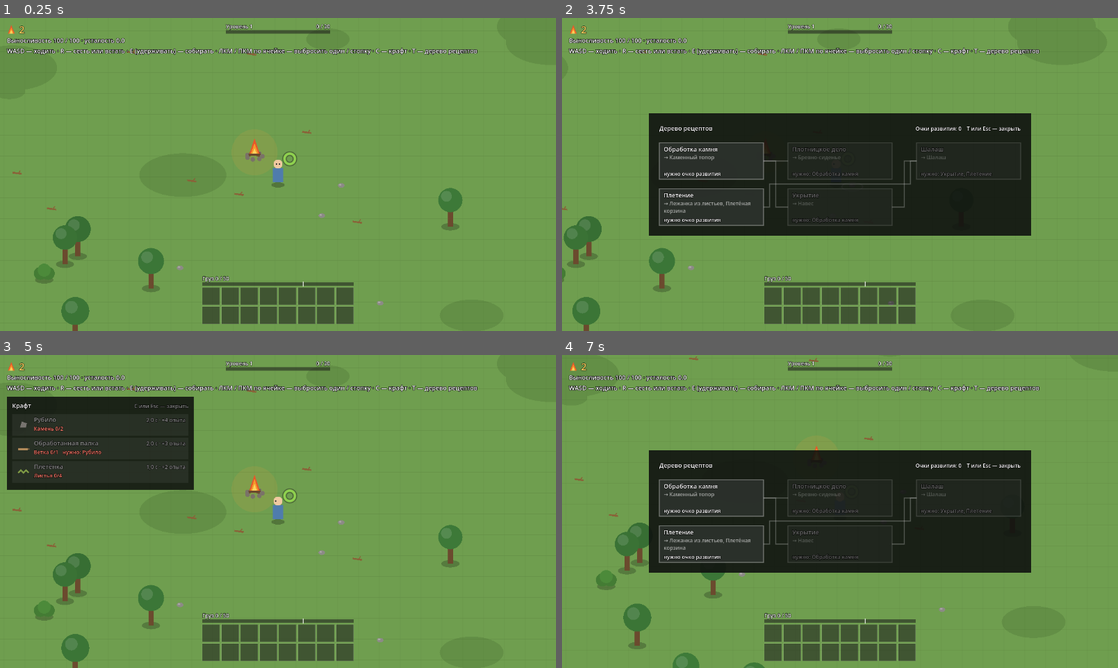
Above: before the commit, frames 1-4 (two rows, left to right).
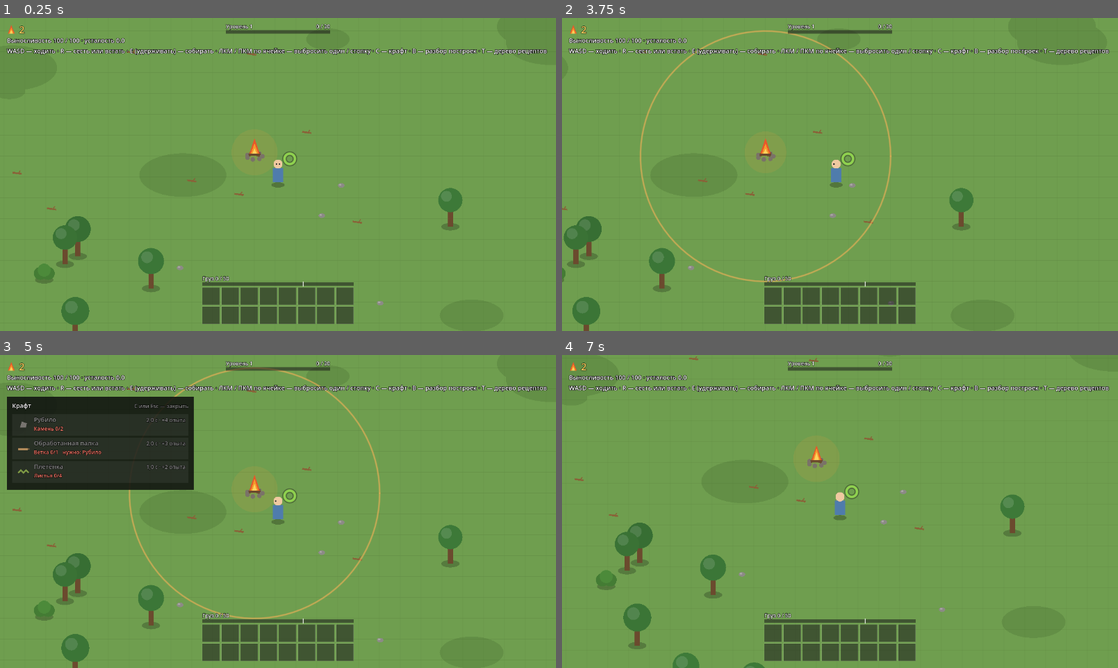
Above: after the commit, the same moments.

Repository: Chikkl/ember-wayfarer
Game: Godot game, scene res://src/main.tscn
Same seed, same stepped clock (60 frames per second), same inputs: the game is played once before the commit and once after it.
Inputs (mouse positions are in pixels of both pictures, inside the frame that each line leads up to):
- Up to frame 1 (0.25 s): no input
- Up to frame 2 (3.75 s): tap Enter at 0.5, 2 s; drag from (840, 299) to (895, 105) at 0.52 s; tap Space at 1.25, 3.5 s; drag from (728, 190) to (812, 237) at 1.27 s; move the mouse to (895, 105) at 2.02 s; hold D (move_right) 2.03-2.75 s; tap R (rest) at 2.1 s; click (895, 105) at 2.17 s; tap T (tree) at 2.3 s; drag from (840, 174) to (673, 127) at 2.77 s; move the mouse to (1006, 221) at 3.52 s; hold A (move_left) from 3.53 s (still down); tap B (build, bound only after the commit) at 3.6 s; click (1006, 221) at 3.67 s
- Up to frame 3 (5 s): tap C (craft) at 3.8 s; release A (move_left) at 4.25 s; drag from (100, 442) to (194, 433) at 4.27 s
- Up to frame 4 (7 s): tap Enter at 5 s; move the mouse to (867, 511) at 5.02 s; hold S (move_down) 5.03-5.75 s; hold E (interact) 5.03-5.75 s; click (867, 511) at 5.17 s; tap R (rest) at 5.3 s; drag from (756, 433) to (728, 527) at 5.77 s; tap Space at 6.5 s; move the mouse to (962, 495) at 6.52 s; hold W (move_up) from 6.53 s (still down); tap T (tree) at 6.6 s; click (962, 495) at 6.67 s; tap B (build, bound only after the commit) at 6.8 s

The runs differ from the first frame. In frame 1, 0.3% of the frame differs, in the area x 74-99%, y 9-12%; in frame 2, 28%, in the area x 14-99%, y 3-85%; in frame 3, 0.9%; in frame 4, 27%.

Commit message:
feat: Take buildings down in build mode
- B toggles the mode for taking buildings down: the camp border and
  every building are outlined
- Holding E at a building or a blueprint for dismantle_time takes
  it down with a ring over it; a blueprint gives back what was
  delivered, a building dismantle_refund of its materials
- What does not fit into the inventory falls in piles next to it
- In the mode E only takes down: gathering and building stop

Diff:
--- a/project.godot
+++ b/project.godot
@@ -69,6 +69,11 @@
 , Object(InputEventJoypadButton,"resource_local_to_scene":false,"resource_name":"","device":-1,"button_index":0,"pressure":0.0,"pressed":false,"script":null)
 ]
 }
+build={
+"deadzone": 0.5,
+"events": [Object(InputEventKey,"resource_local_to_scene":false,"resource_name":"","device":16,"window_id":0,"alt_pressed":false,"shift_pressed":false,"ctrl_pressed":false,"meta_pressed":false,"pressed":false,"keycode":0,"physical_keycode":66,"key_label":0,"unicode":0,"location":0,"echo":false,"script":null)
+]
+}
 craft={
 "deadzone": 0.5,
 "events": [Object(InputEventKey,"resource_local_to_scene":false,"resource_name":"","device":16,"window_id":0,"alt_press …(190 unchanged characters)…
--- a/src/camp/build_mode.gd
+++ b/src/camp/build_mode.gd
@@ -2,6 +2,7 @@
 extends Node2D
 ## Build mode: a preview of the chosen building follows the cursor, snapped to
 ## tiles; a left click puts a blueprint there, a right click leaves the mode.
+## Without a chosen building it is the mode for taking buildings down (B).
 ## The cursor comes from mouse events, so capture mode can place buildings too.
 ## Rules: docs/systems/crafting.md, "Постройки". Values: data/crafting.json.
 
@@ -10,9 +11,10 @@
 const VALID_COLOR := Color(0.55, 0.95, 0.45, 0.35)
 const INVALID_COLOR := Color(1.0, 0.35, 0.3, 0.35)
 const CAMP_BORDER_COLOR := Color(1.0, 0.7, 0.35, 0.6)
+const TEARDOWN_OUTLINE_COLOR := Color(1.0, 0.6, 0.3, 0.8)
 
 var active := false
-## The building to place.
+## The building to place, "" in the mode for taking buildings down.
 var recipe_id := ""
 
 var _player: Player
@@ -35,6 +37,17 @@
 	recipe_id = building_id
 	active = true
 	queue_redraw()
+
+
+## The mode for taking buildings down: no preview, buildings are outlined.
+func start_dismantle() -> void:
+	recipe_id = ""
+	active = true
+	queue_redraw()
+
+
+func is_dismantling() -> bool:
+	return active and recipe_id.is_empty()
 
 
 func stop() -> void:
@@ -87,7 +100,7 @@
 	if click == null or not click.pressed:
 		return
 	_cursor_screen = click.position
-	if click.button_index == MOUSE_BUTTON_LEFT:
+	if click.button_index == MOUSE_BUTTON_LEFT and not recipe_id.is_empty():
 		place()
 		get_viewport().set_input_as_handled()
 	elif click.button_index == MOUSE_BUTTON_RIGHT:
@@ -97,7 +110,7 @@
 
 func _physics_process(_delta: float) -> void:
 	if active:
-		_valid = can_place(preview_rect())
+		_valid = not recipe_id.is_empty() and can_place(preview_rect())
 		queue_redraw()
 
 
@@ -105,6 +118,10 @@
 	if not active:
 		return
 	draw_arc(_campfire.global_position, _camp_radius_px, 0.0, TAU, 96, CAMP_BORDER_COLOR, 2.0, true)
+	if recipe_id.is_empty():
+		for building: Building in get_tree().get_nodes_in_group(Building.BUILDINGS_GROUP):
+			draw_rect(building.footprint().grow(2.0), TEARDOWN_OUTLINE_COLOR, false, 2.0)
+		return
 	var rect := preview_rect()
 	draw_rect(rect, VALID_COLOR if _valid else INVALID_COLOR)
 	draw_rect(rect, Color(1, 1, 1, 0.6), false, 1.5)
--- a/src/camp/building.gd
+++ b/src/camp/building.gd
@@ -3,7 +3,7 @@
 ## A building of step 1. First a blueprint: it takes materials from the player
 ## and is assembled by holding the work button. Then the finished building,
 ## counted by the camp if it is a comfort item.
-## Rules: docs/systems/crafting.md, "Постройки". Values: data/recipes.csv,
+## Rules: docs/systems/crafting.md, "Постройки" and "Разбор". Values: data/recipes.csv,
 ## data/buildings.csv. Placeholder graphics until the art pass.
 
 const BUILDINGS_GROUP := "buildings"
@@ -22,6 +22,7 @@
 const DARK_WOOD_COLOR := Color("6b4a2e")
 const LEAF_COLOR := Color("5b8a3c")
 const PLAIT_COLOR := Color("a07a4a")
+const TEARDOWN_COLOR := Color("ff9a4a")
 
 var is_blueprint := true
 ## Materials put into the blueprint, {item_id: count}.
@@ -29,6 +30,11 @@
 ## Seconds of assembly done.
 var assembled := 0.0
 var size_px: Vector2
+## How far the player has taken it down, from 0 to 1; 0 when nobody does.
+var teardown := 0.0:
+	set(value):
+		teardown = value
+		queue_redraw()
 
 var _recipe: Dictionary
 var _items: Dictionary
@@ -138,6 +144,25 @@
 	queue_redraw()
 
 
+## What taking it down gives back: everything delivered into a blueprint, or
+## [param share] of the recipe materials of a finished building.
+func refund(share: float) -> Dictionary:
+	if is_blueprint:
+		return delivered.duplicate()
+	var back := {}
+	var needed := materials()
+	for item: String in needed:
+		var count := floori(needed[item] * share + 0.0001)
+		if count > 0:
+			back[item] = count
+	return back
+
+
+## Whether the building can be taken down now. Rules: docs/systems/crafting.md, "Разбор".
+func can_dismantle() -> bool:
+	return true
+
+
 func _weight(amounts: Dictionary) -> float:
 	var total := 0.0
 	for item: String in amounts:
@@ -152,6 +177,12 @@
 
 func _draw() -> void:
 	var rect := Rect2(Vector2(-size_px.x / 2.0, -size_px.y), size_px)
+	if teardown > 0.0:
+		var top := Vector2(0, rect.position.y - RING_RADIUS - 6)
+		draw_arc(top, RING_RADIUS, 0.0, TAU, 32, RING_BACK, 4.0, true)
+		draw_arc(
+			top, RING_RADIUS, -PI / 2.0, -PI / 2.0 + TAU * teardown, 32, TEARDOWN_COLOR, 3.0, true
+		)
 	if not is_blueprint:
 		_draw_shape(rect, 1.0)
 		return
--- a/src/main.gd
+++ b/src/main.gd
@@ -21,6 +21,7 @@
 
 func _ready() -> void:
 	_build_mode.setup(_player, _campfire)
+	_player.build_mode = _build_mode
 	var rng := RandomNumberGenerator.new()
 	rng.seed = WORLD_SEED
 	for node_id: String in NODE_COUNTS:
--- a/src/main.tscn
+++ b/src/main.tscn
@@ -62,4 +62,4 @@
 theme_override_colors/font_outline_color = Color(0, 0, 0, 1)
 theme_override_constants/outline_size = 4
 theme_override_font_sizes/font_size = 14
-text = "WASD — ходить · R — сесть или встать · E (удерживать) — собирать · ЛКМ / ПКМ по ячейке — выбросить один / стопку · C — крафт · T — дерево рецептов"
+text = "WASD — ходить · R — сесть или встать · E (удерживать) — собирать · ЛКМ / ПКМ по ячейке — выбросить один / стопку · C — крафт · B — разбор построек · T — дерево рецептов"
--- a/src/player/player.gd
+++ b/src/player/player.gd
@@ -11,6 +11,7 @@
 
 const GROUP := "player"
 const NEED_MATERIALS_HINT := "нужны материалы"
+const EMPTY_FIRST_HINT := "сначала выложи всё"
 const COMFORT_COLOR := Color("ffb37a")
 ## Built last, it finishes step 1.
 const FINALE_BUILDING := "hut"
@@ -46,6 +47,8 @@
 var progression: Progression
 var recipe_tree: RecipeTree
 var crafting: Crafting
+## Set by the main scene: in its mode for taking down, E takes buildings down.
+var build_mode: BuildMode
 var is_resting := false
 var facing := Facing.DOWN
 
@@ -64,6 +67,10 @@
 var _highlighted: ResourceNode
 ## The blueprint the player builds while holding the work button.
 var _site: Building
+## The building the player takes down while holding the work button.
+var _teardown: Building
+var _teardown_time := 0.0
+var _dismantle_time: float
 var _step_done := false
 var _hit_flash := 0.0
 var _level_flash := 0.0
@@ -83,6 +90,7 @@
 	progression.leveled_up.connect(_on_leveled_up)
 	recipe_tree = RecipeTree.new(GameData.table("recipe_tree"))
 	crafting = Crafting.new(GameData.table("recipes"), inventory, recipe_tree)
+	_dismantle_time = float(GameData.params("crafting").dismantle_time)
 	_tools = GameData.table("tools")
 	_hands_interval = float(gathering.hit_interval)
 	_work = WorkRhythm.new(_hands_interval)
@@ -198,6 +206,12 @@
 	var nearest := nearest_node(
 		get_tree().get_nodes_in_group(ResourceNode.GROUP), global_position, _interact_radius_px
 	)
+	if build_mode != null and build_mode.is_dismantling():
+		_work.stop()
+		_target = null
+		_set_highlight(null)
+		_take_down(delta)
+		return
 	if Input.is_action_just_pressed("interact") and not is_resting:
 		var site := _nearest_blueprint()
 		var node_distance := INF
@@ -240,14 +254,78 @@
 
 ## The nearest blueprint in reach, or null.
 func _nearest_blueprint() -> Building:
+	return _nearest_building(true)
+
+
+## The nearest building in reach, only blueprints if [param blueprints_only], or null.
+func _nearest_building(blueprints_only := false) -> Building:
 	var best: Building = null
 	var best_distance := _interact_radius_px
 	for building: Building in get_tree().get_nodes_in_group(Building.BUILDINGS_GROUP):
 		var distance := building.distance_to(global_position)
-		if building.is_blueprint and distance <= best_distance:
+		if (building.is_blueprint or not blueprints_only) and distance <= best_distance:
 			best = building
 			best_distance = distance
 	return best
+
+
+## In the mode for taking down: holding E at a building for dismantle_time
+## takes it down and gives the materials back. Rules: docs/systems/crafting.md, "Разбор".
+func _take_down(delta: float) -> void:
+	var held := Input.is_action_pressed("interact") and not is_resting
+	if Input.is_action_just_pressed("interact") and not is_resting:
+		_stop_take_down()
+		_teardown = _nearest_building()
+		if _teardown != null and not _teardown.can_dismantle():
+			var top := _teardown.position - Vector2(0, _teardown.size_px.y + 20)
+			FloatingText.spawn(get_parent(), top, EMPTY_FIRST_HINT, HINT_COLOR)
+			_teardown = null
+	if _teardown == null:
+		return
+	if not held or not is_instance_valid(_teardown):
+		_stop_take_down()
+		return
+	if _teardown.distance_to(global_position) > _interact_radius_px:
+		_stop_take_down()
+		return
+	_teardown_time += delta
+	_teardown.teardown = _teardown_time / _dismantle_time
+	if _teardown_time >= _dismantle_time:
+		var building := _teardown
+		_stop_take_down()
+		var share := float(GameData.params("crafting").dismantle_refund)
+		_take_back(building.refund(share), building.position)
+		building.queue_free()
+
+
+func _stop_take_down() -> void:
+	if is_instance_valid(_teardown):
+		_teardown.teardown = 0.0
+	_teardown = null
+	_teardown_time = 0.0
+
+
+## Materials back into the inventory, what does not fit falls in piles at [param at].
+func _take_back(materials: Dictionary, at: Vector2) -> void:
+	var y := -52.0
+	var piles := 0
+	for item_id: String in materials:
+		var count: int = materials[item_id]
+		var fit := inventory.carry_amount(item_id, count)
+		if fit > 0:
+			inventory.add(item_id, fit)
+			var text := "+%d %s" % [fit, _items[item_id].name]
+			FloatingText.spawn(get_parent(), position + Vector2(0, y), text)
+			y -= 14.0
+		if count > fit:
+			var pile := GroundItem.new()
+			pile.item_id = item_id
+			pile.count = count - fit
+			pile.position = at
+			pile.land_at = at + Vector2(-12 + 12 * piles, 10)
+			piles += 1
+			pile.wait_for_player_to_leave = true
+			get_parent().add_child(pile)
 
 
 ## The work button at a blueprint: first every missing material from the
--- a/src/ui/hud.gd
+++ b/src/ui/hud.gd
@@ -39,6 +39,13 @@
 	elif Input.is_action_just_pressed("craft"):
 		_tree_screen.hide()
 		_craft_menu.toggle()
+	elif Input.is_action_just_pressed("build"):
+		_tree_screen.hide()
+		_craft_menu.close()
+		if build_mode.is_dismantling():
+			build_mode.stop()
+		else:
+			build_mode.start_dismantle()
 	elif Input.is_action_just_pressed("ui_cancel"):
 		_tree_screen.hide()
 		_craft_menu.close()
--- a/tests/unit/test_building.gd
+++ b/tests/unit/test_building.gd
@@ -123,3 +123,51 @@
 	Input.action_release("interact")
 	assert_true(seat.is_blueprint)
 	assert_eq(seat.assembled, 0.0)
+
+
+func test_taking_down_gives_back_what_went_in() -> void:
+	var lean_to := _blueprint("lean_to")
+	inventory.add("log", 2)
+	lean_to.deliver_from(inventory)
+	assert_eq(lean_to.refund(1.0), {"log": 2}, "A blueprint gives back what was delivered")
+	lean_to.complete()
+	assert_eq(lean_to.refund(1.0), {"log": 2, "stick": 6, "plait": 2, "leaves": 8})
+	assert_eq(lean_to.refund(0.5), {"log": 1, "stick": 3, "plait": 1, "leaves": 4})
+
+
+func _dismantling_player() -> Player:
+	var player: Player = PLAYER_SCENE.instantiate()
+	world.add_child(player)
+	var fire := Node2D.new()
+	world.add_child(fire)
+	var mode := BuildMode.new()
+	world.add_child(mode)
+	mode.setup(player, fire)
+	mode.start_dismantle()
+	player.build_mode = mode
+	return player
+
+
+func test_holding_e_in_the_mode_takes_a_building_down() -> void:
+	var player := _dismantling_player()
+	var seat := _blueprint("log_seat", Vector2(0, 40))
+	seat.complete()
+	Input.action_press("interact")
+	await wait_physics_frames(roundi(1.2 * FPS))
+	Input.action_release("interact")
+	assert_false(is_instance_valid(seat) and seat.is_inside_tree(), "Taken down in 1 s")
+	assert_eq(player.inventory.count("log"), 1, "The log is back")
+
+
+func test_what_does_not_fit_falls_on_the_ground() -> void:
+	var player := _dismantling_player()
+	player.inventory.add("log", 7)
+	player.inventory.add("stone", 2)
+	var seat := _blueprint("log_seat", Vector2(0, 40))
+	seat.complete()
+	Input.action_press("interact")
+	await wait_physics_frames(roundi(1.2 * FPS))
+	Input.action_release("interact")
+	assert_eq(player.inventory.count("log"), 7, "74 of 75: the log does not fit")
+	var piles := world.get_children().filter(func(node: Node) -> bool: return node is GroundItem)
+	assert_eq(piles.size(), 1)
Not shown, changed: README.md
